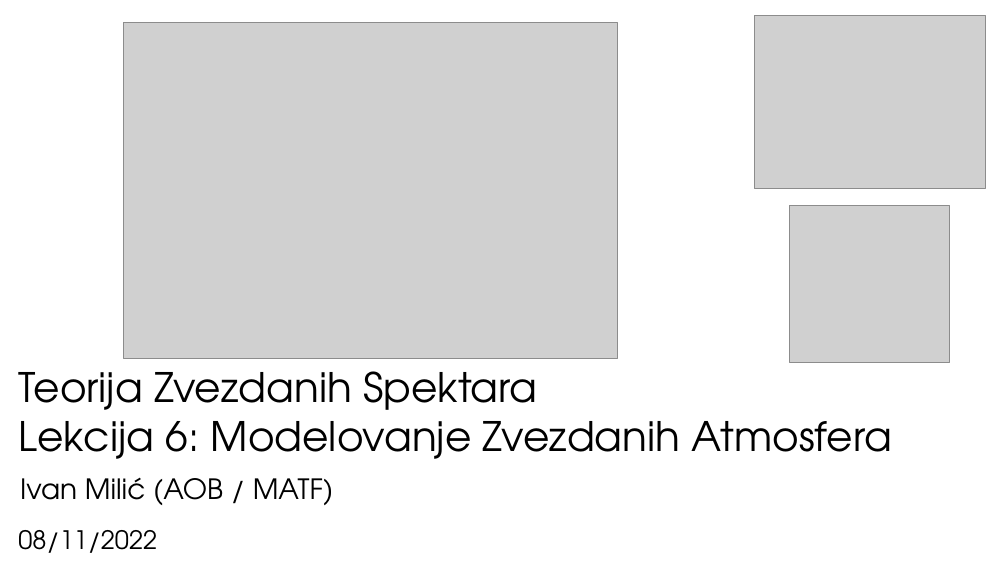
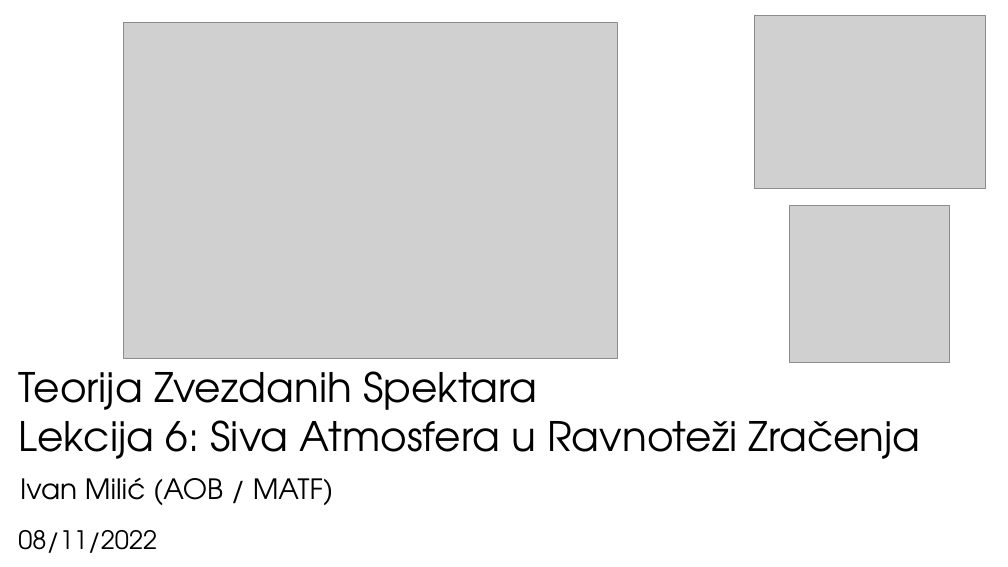
Before and after one commit to ivanzmilic/TZS_matf, a slide deck: slide 1 of Predavanja/Predavanje_06_Atmosfere_u_RZ.odp. Drawn at 1008x567 pixels with LibreOffice and Linux fonts; fonts in the diff are those of the drawing; grey boxes stand for pictures. Boxes give left, top, right and bottom in pixels: in the first picture for what was removed or moved away, otherwise in the second. Text is boxed around its words. In the diff, an @@ line names an element or a change of style, - is before the commit and + after.

```diff
--- a/Predavanja/Predavanje_06_Atmosfere_u_RZ.odp
+++ b/Predavanja/Predavanje_06_Atmosfere_u_RZ.odp
@@ text at (18,409,921,459): text changed @@
-Lekcija 6: Modelovanje Zvezdanih Atmosfera
+Lekcija 6: Siva Atmosfera u Ravnoteži Zračenja
```
Also in this commit, not shown: 1 slide added, 1 other file.
